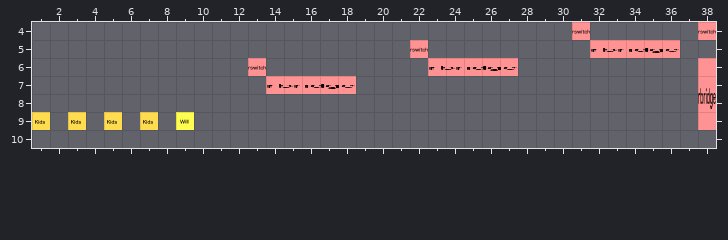
An edit to a level. Tiled map, Resources/levels/LEVEL19.tmx. This is how it looked before the edit.
Cells are 64x64 px. Shown: x 1..38, y 4..10.
The same view after the edit:
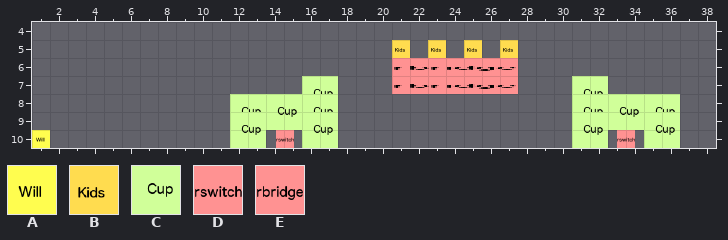
Key: from "ImageSheet": A 0, B 1, C 20, D 40, E 41.
Objects are placed by their top-left corner, in cells (3,4 is the top-left corner of cell 3,4); size is 1x1 cell unless given.
The exact change:
--- layer "Will"
-A "will" at 9,9
+A "will" at 1,10
--- layer "Kids"
-B "kid" at 1,9
+B "kid" at 21,5
-B "kid" at 3,9
+B "kid" at 23,5
-B "kid" at 5,9
+B "kid" at 25,5
-B "kid" at 7,9
+B "kid" at 27,5
--- layer "Cups"
+C at 16,7 size 2x2
+C at 31,7 size 2x2
+C at 12,8 size 2x2
+C at 14,8 size 2x2
+C at 16,8 size 2x2
+C at 33,8 size 2x2
+C at 35,8 size 2x2
+C at 31,8 size 2x2
+C at 12,9 size 2x2
+C at 16,9 size 2x2
+C at 35,9 size 2x2
+C at 31,9 size 2x2
--- layer "Switches"
-D at 38,4
+D at 33.5,10
-D at 13,6
+D at 14.6,10
-D at 31,4
-D at 22,5
--- layer "Bridges"
-E at 14,7 size 5x1
+E at 21,7 size 7x1
+E at 21,6 size 7x1
-E at 32,5 size 5x1
-E at 23,6 size 5x1
-E at 38,6 size 1x4
